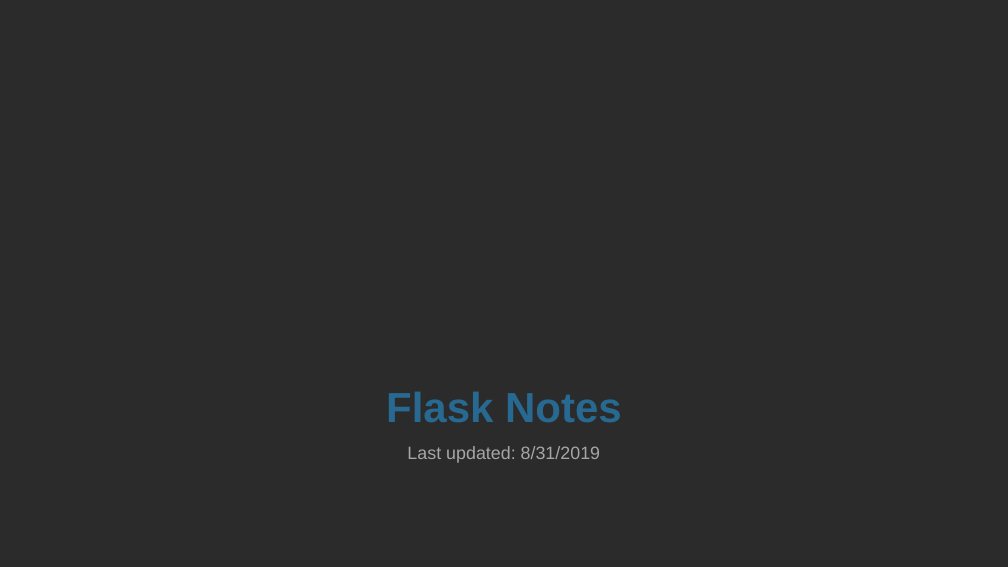
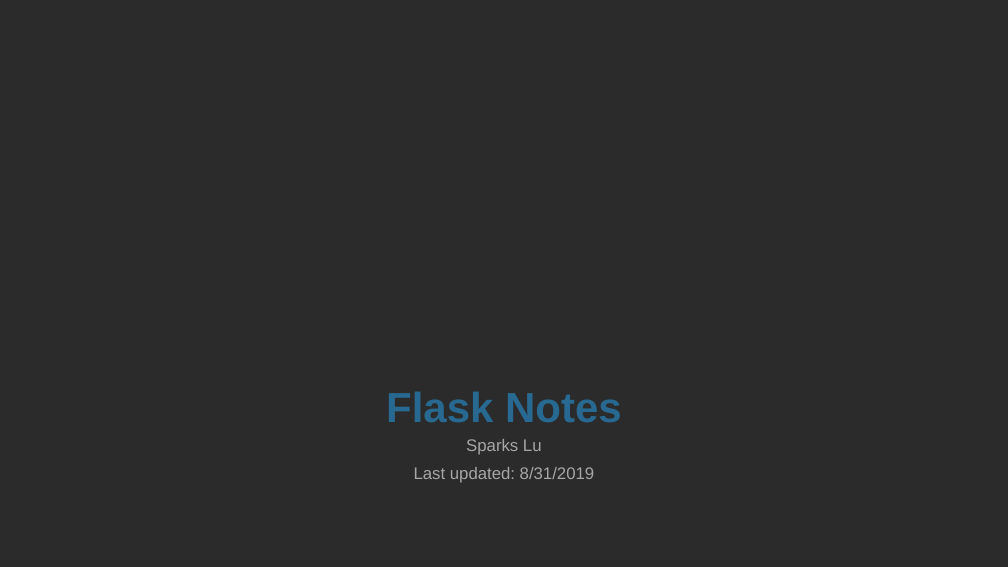
Before and after one commit to Sparks-Lu/TechNotes, a slide deck: slide 1 of Web/Flask-Notes.pptx. Drawn at 1008x567 pixels with LibreOffice and Linux fonts; fonts in the diff are those of the drawing; background and template pictures are left out; a plain dark background stands for a picture behind light text. Boxes give left, top, right and bottom in pixels: in the first picture for what was removed or moved away, otherwise in the second. Text is boxed around its words. In the diff, an @@ line names an element or a change of style, - is before the commit and + after.

```diff
--- a/Web/Flask-Notes.pptx
+++ b/Web/Flask-Notes.pptx
@@ subtitle at (466, 439, 542, 455): paragraph added @@
+Sparks Lu
@@ subtitle at (414, 467, 595, 483): size 17 to 16 pt in "Last updated: 8/31/2019" @@
```
Also in this commit, not shown: 3 other slides changed, 3 slides added, 14 other files.
